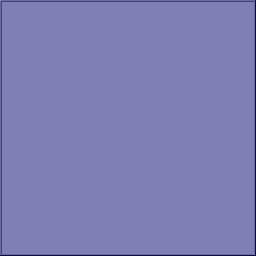
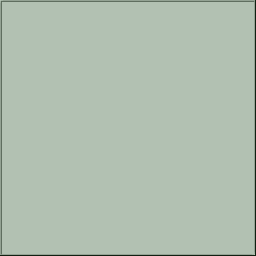
Layered file, before and after one edit (256 × 256). Changes by layer:
added layer "borders2" (30%) in group "Layer Group #1" over [0, 0, 256, 256]
hid "background copy" over [0, 0, 256, 256]
